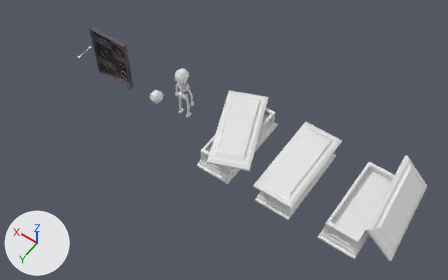
The Blender file Arte/DeadPack.blend, before and after one commit.
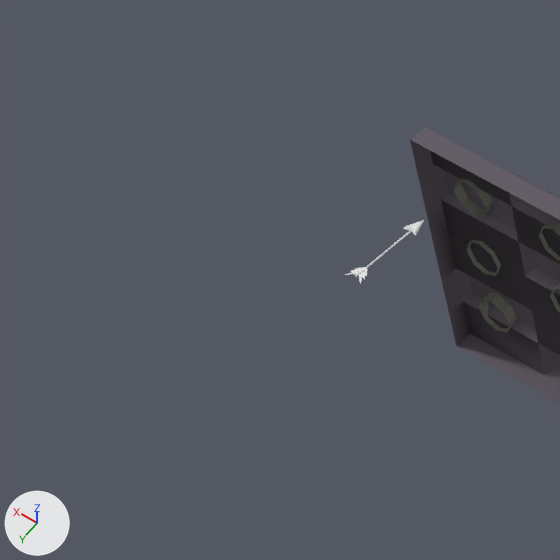
Each version appears first whole from a 50 mm lens placed at (-3.74, 7.0, 10.89), pointed at (1.17, 0.13, 0.09), and next in a close-up on the part from 1% to 27% of the width and 0% to 42% of the height. The axes (+X, +Y, +Z) are drawn at lower left. The lights are the same throughout.

The first close-up shows 'ArrowTrap'.
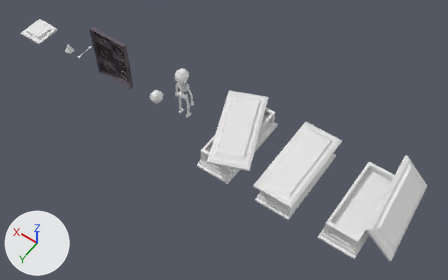
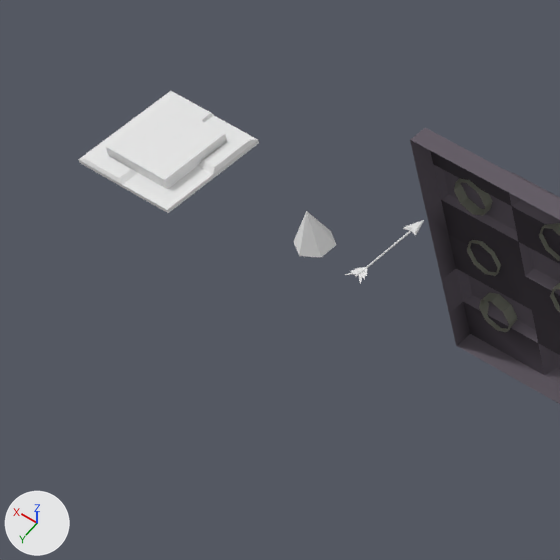
Commit message: Spike & Switch
Meu incrível spike cone

Edits to the bpy script that builds the scene:
```text
Add me_switch:
    me_switch.from_pydata(...)  # 44 vertices, 33 faces; spans x -0.334..0.334, y -0.359..0.309, z -0.005..0.093
Add me_spike:
    me_spike.from_pydata([(0.0, 1.0, -1.0), (0.87, 0.5, -1.0), (0.87, -0.5, -1.0), (0.0, -1.0, -1.0), (0.0, 0.0, 1.0), (-0.87, -0.5, -1.0), (-0.87, 0.5, -1.0)], [], [(0, 4, 1), (1, 4, 2), (2, 4, 3), (3, 4, 5), (5, 4, 6), (6, 4, 0)])
Add ob_switch:
    ob_switch = bpy.data.objects.new('Switch', me_switch)
    ob_switch.location = (7.121, -0.023, -0.001)
Add ob_spike:
    ob_spike = bpy.data.objects.new('Spike', me_spike)
    ob_spike.location = (6.002, 0.001, 0.116)
    ob_spike.scale = (0.115, 0.115, 0.115)
```

Changed parts and their boxes [x1, y1, x2, y2] in the close-ups (560 x 560 px):
'Switch', added: after [78, 91, 259, 213]
'Spike', added: after [294, 211, 337, 257]
